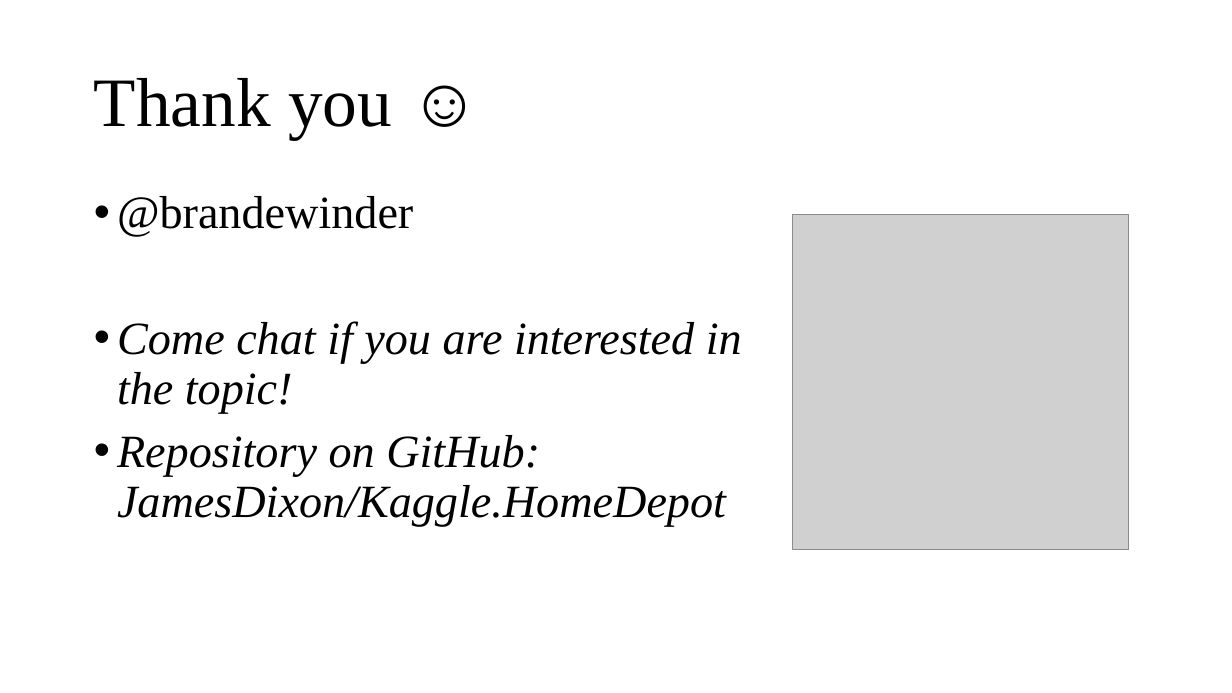
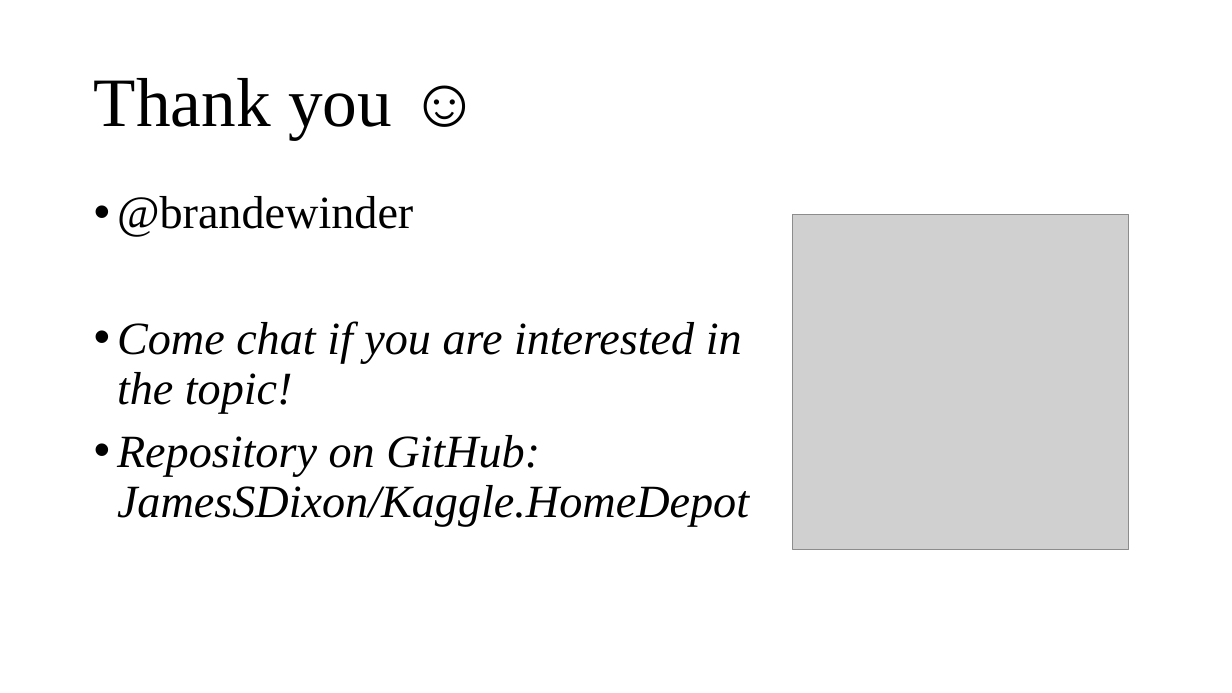
Before and after one commit to mathias-brandewinder/Presentations, a slide deck: slide 65 of agile-ml/slides/agile-machine-learning.pptx. Drawn at 1232x693 pixels with LibreOffice and Linux fonts; fonts in the diff are those of the drawing; grey boxes stand for pictures. Boxes give left, top, right and bottom in pixels: in the first picture for what was removed or moved away, otherwise in the second. Text is boxed around its words. In the diff, an @@ line names an element or a change of style, - is before the commit and + after.

```diff
--- a/agile-ml/slides/agile-machine-learning.pptx
+++ b/agile-ml/slides/agile-machine-learning.pptx
@@ text at [117,435,749,526]: text changed @@
-• Repository on GitHub: JamesDixon/Kaggle.HomeDepot
+• Repository on GitHub: JamesSDixon/Kaggle.HomeDepot
```
Also in this commit, not shown: 2 other slides changed.
